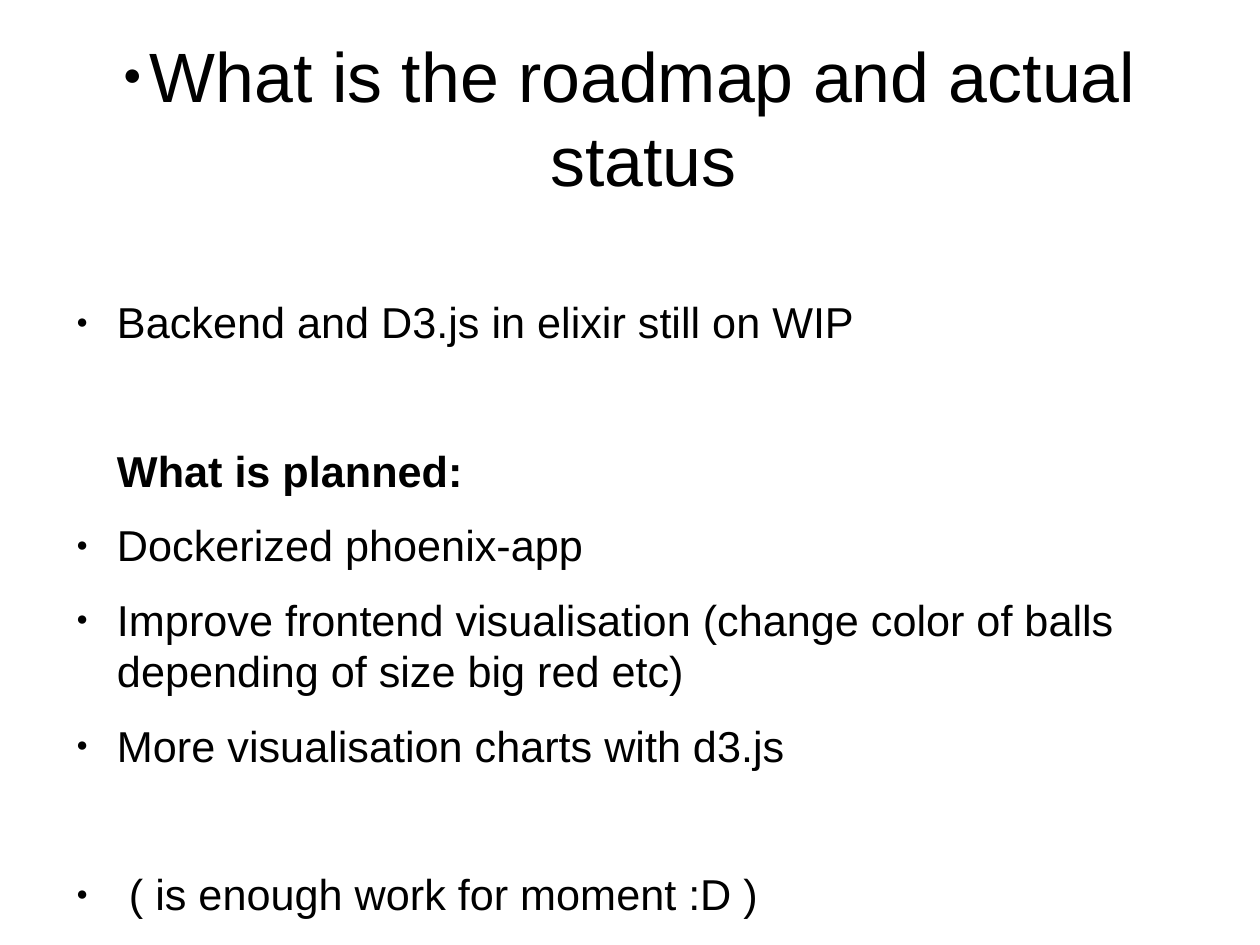
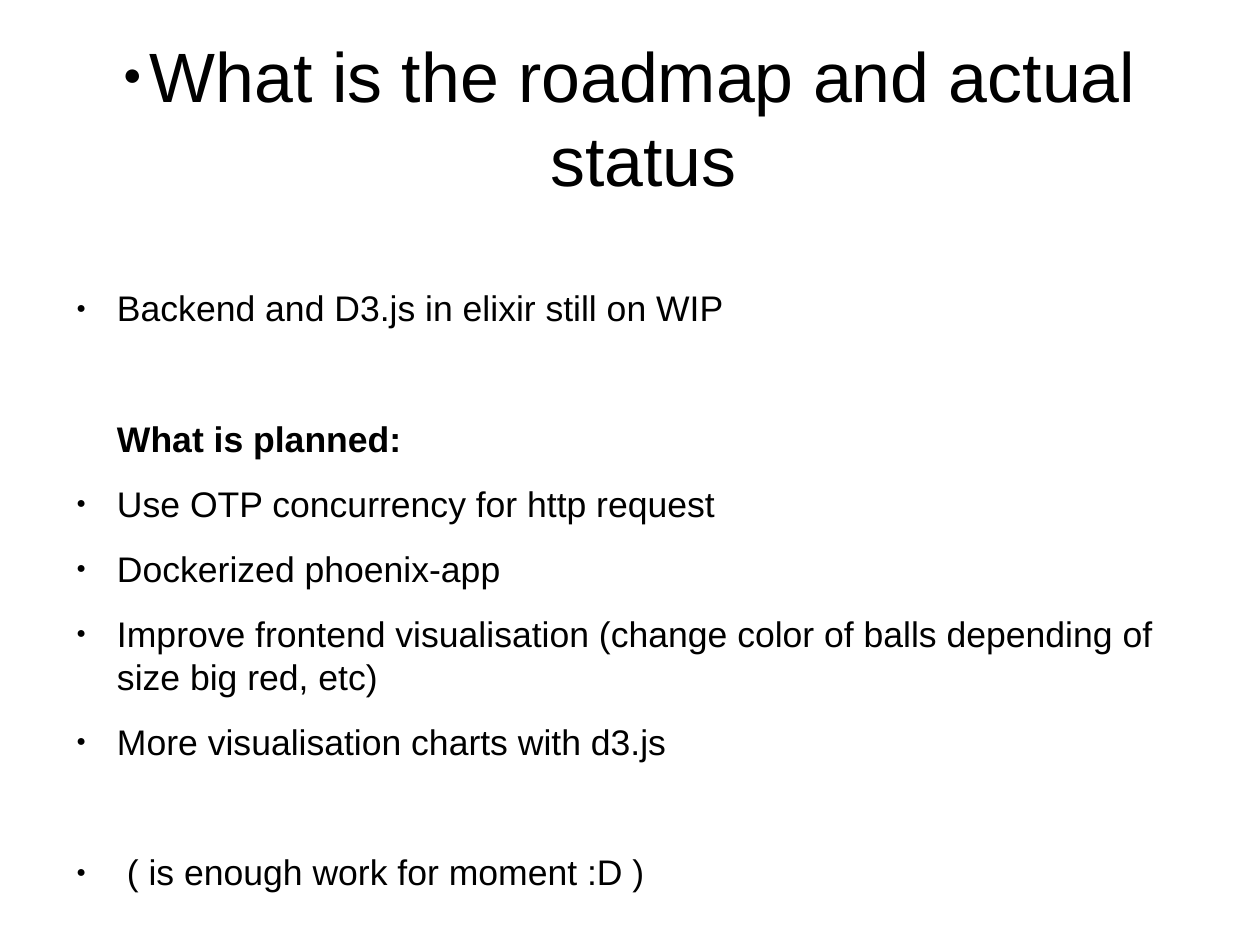
Before and after one commit to MalloZup/presentations, a slide deck: slide 5 of 2018/hackweek/elixir.odp. Drawn at 1260x945 pixels with LibreOffice and Linux fonts; fonts in the diff are those of the drawing. Boxes give left, top, right and bottom in pixels: in the first picture for what was removed or moved away, otherwise in the second. Text is boxed around its words. In the diff, an @@ line names an element or a change of style, - is before the commit and + after.

```diff
--- a/2018/hackweek/elixir.odp
+++ b/2018/hackweek/elixir.odp
@@ text at <box>117,295,723,893</box>: size 27.2 to 22.4 pt in "Backend and D3.js in elixir still on ...", "What is planned:", "Dockerized phoenix-app", "More visualisation charts with d3.js" and 1 more places @@
@@ text at <box>117,491,715,524</box>: paragraph added @@
+● Use OTP concurrency for http request
@@ text at <box>117,621,1153,697</box>: text changed; size 27.2 to 22.4 pt @@
-● Improve frontend visualisation (change color of balls depending of size big red etc)
+● Improve frontend visualisation (change color of balls depending of size big red, etc)
```
Also in this commit, not shown: 4 other slides changed.
